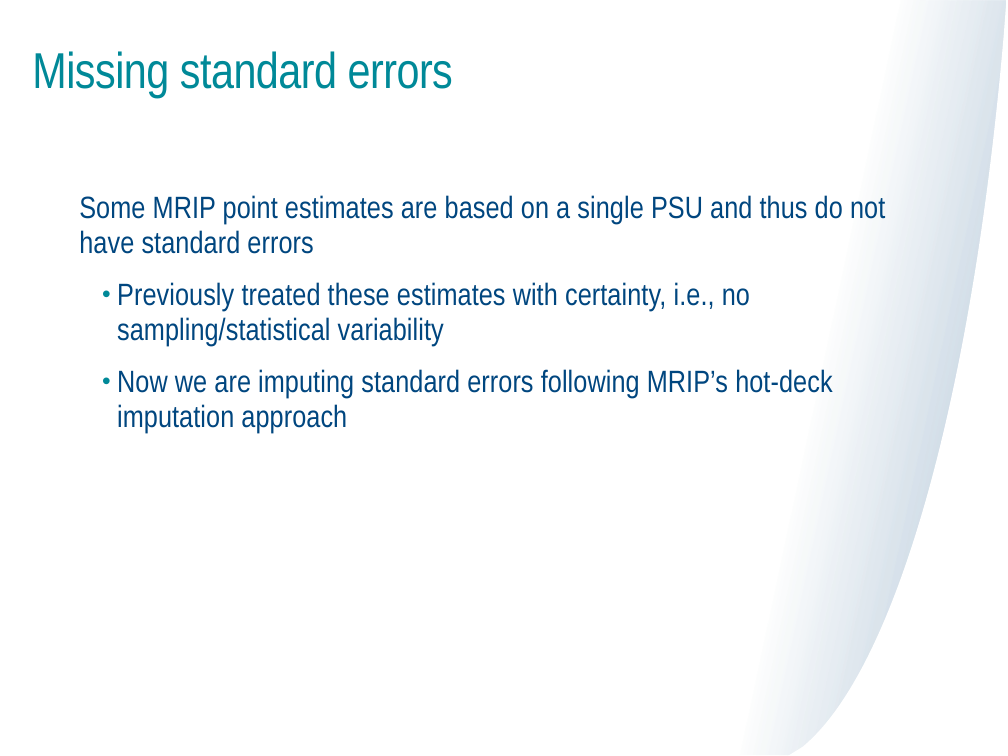
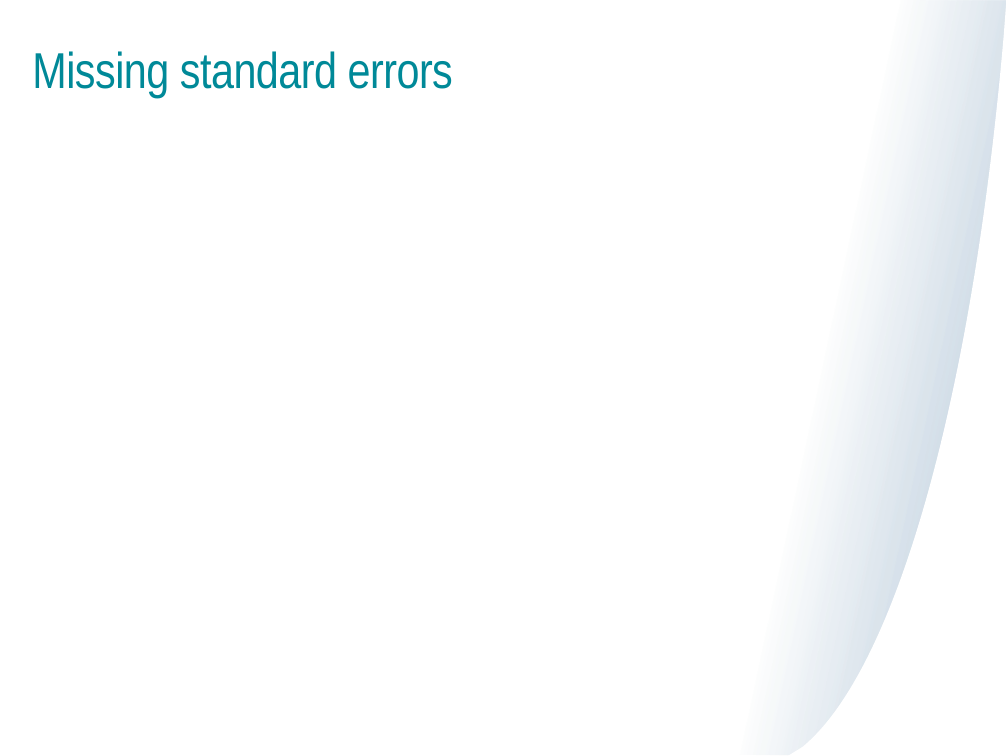
Before and after one commit to mle2718/flukeRDM, a slide deck: slide 17 of docs/TC meeting 6-20-25 Lou.pptx (slide 8 before the commit). Drawn at 1008x756 pixels with LibreOffice and Linux fonts; fonts in the diff are those of the drawing; grey boxes stand for pictures. Boxes give left, top, right and bottom in pixels: in the first picture for what was removed or moved away, otherwise in the second. Text is boxed around its words. In the diff, an @@ line names an element or a change of style, - is before the commit and + after.

```diff
--- a/docs/TC meeting 6-20-25 Lou.pptx
+++ b/docs/TC meeting 6-20-25 Lou.pptx
@@ text removed at (79, 195, 885, 433) @@
-Some MRIP point estimates are based on a single PSU and thus do not have standard errors
-  • Previously treated these estimates with certainty, i.e., no sampling/statistical variability
-  • Now we are imputing standard errors following MRIP’s hot-deck imputation approach
```
Also in this commit, not shown: 17 other slides changed, 14 slides added, 2 slides removed, 8 other files.
